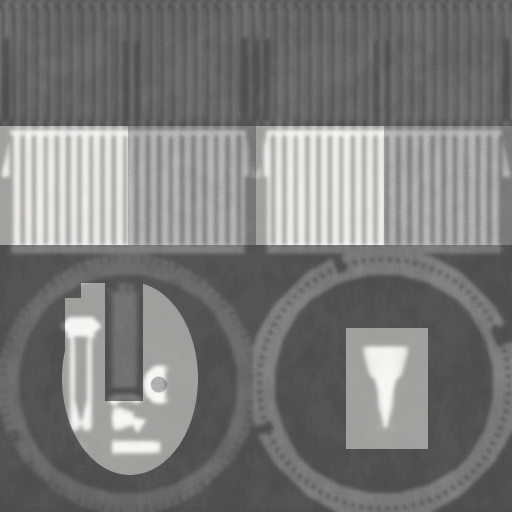
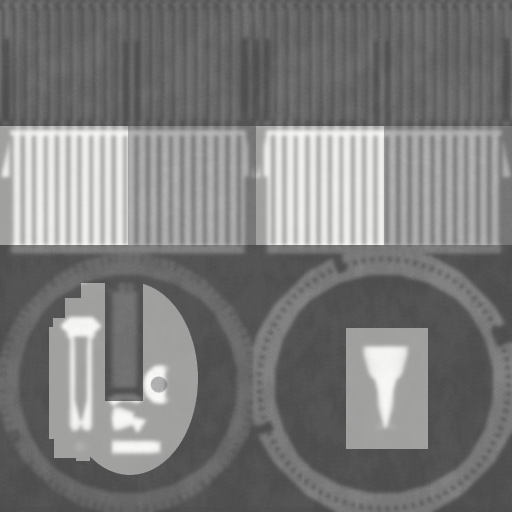
Revision of a layered 512 x 512 image; what changed, layer by layer:
painted on "sv_interstage.png" over (0, 126, 512, 475)
